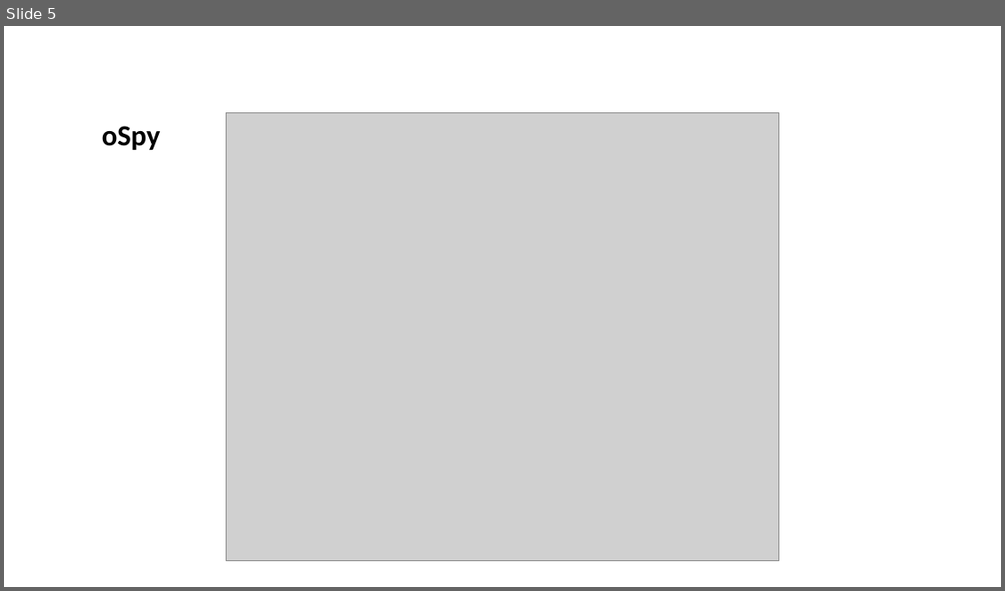
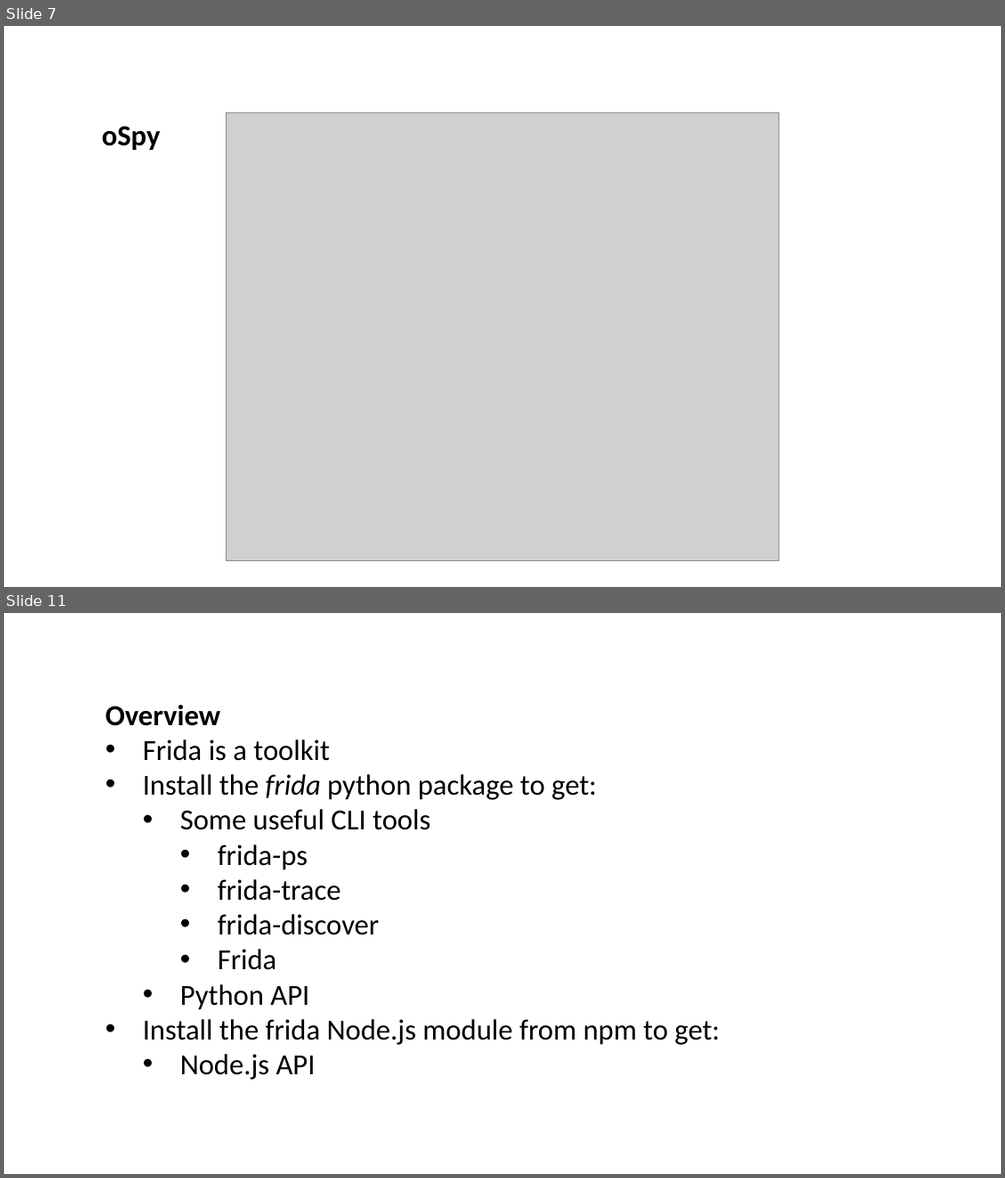
Before and after one commit to frida/frida-presentations, a slide deck: NcN2015/Cross-platform reversing with Frida.pptx. Shown one above the other, each under a label of ours: slide 5 before the commit, slides 7 and 11 after it; the slides between them are not shown. The pictures are 1005x591 and 1005x1178 pixels, drawn with LibreOffice and Linux fonts; fonts in the diff are those of the drawing; grey boxes stand for pictures. Boxes give left, top, right and bottom in pixels: in the first picture for what was removed or moved away, otherwise in the second. Text is boxed around its words. In the diff, an @@ line names an element or a change of style, - is before the commit and + after.

```diff
--- a/NcN2015/Cross-platform reversing with Frida.pptx
+++ b/NcN2015/Cross-platform reversing with Frida.pptx
@@ slide 11 added at <box>4,613,1001,1174</box>, background #FFFFFF @@
@@ text added at <box>105,705,720,1079</box>, 28 pt, text #000000 @@
+Overview
+• Frida is a toolkit
+• Install the frida python package to get:
+  • Some useful CLI tools
+    • frida-ps
+    • frida-trace
+    • frida-discover
+    • Frida
+  • Python API
+• Install the frida Node.js module from npm to get:
+  • Node.js API
@@ what was slide 5 is now slide 7 @@
```
Also in this commit, not shown: 3 slides changed, 5 other slides added.
